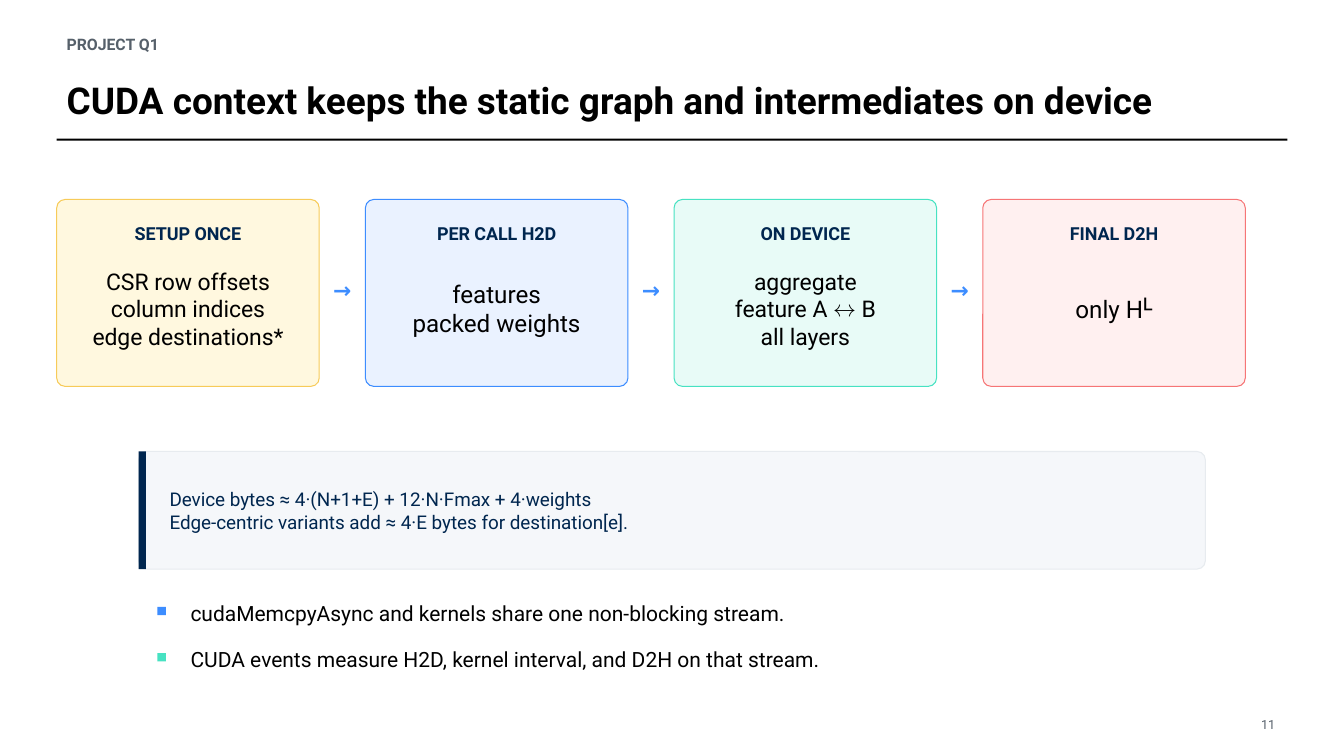
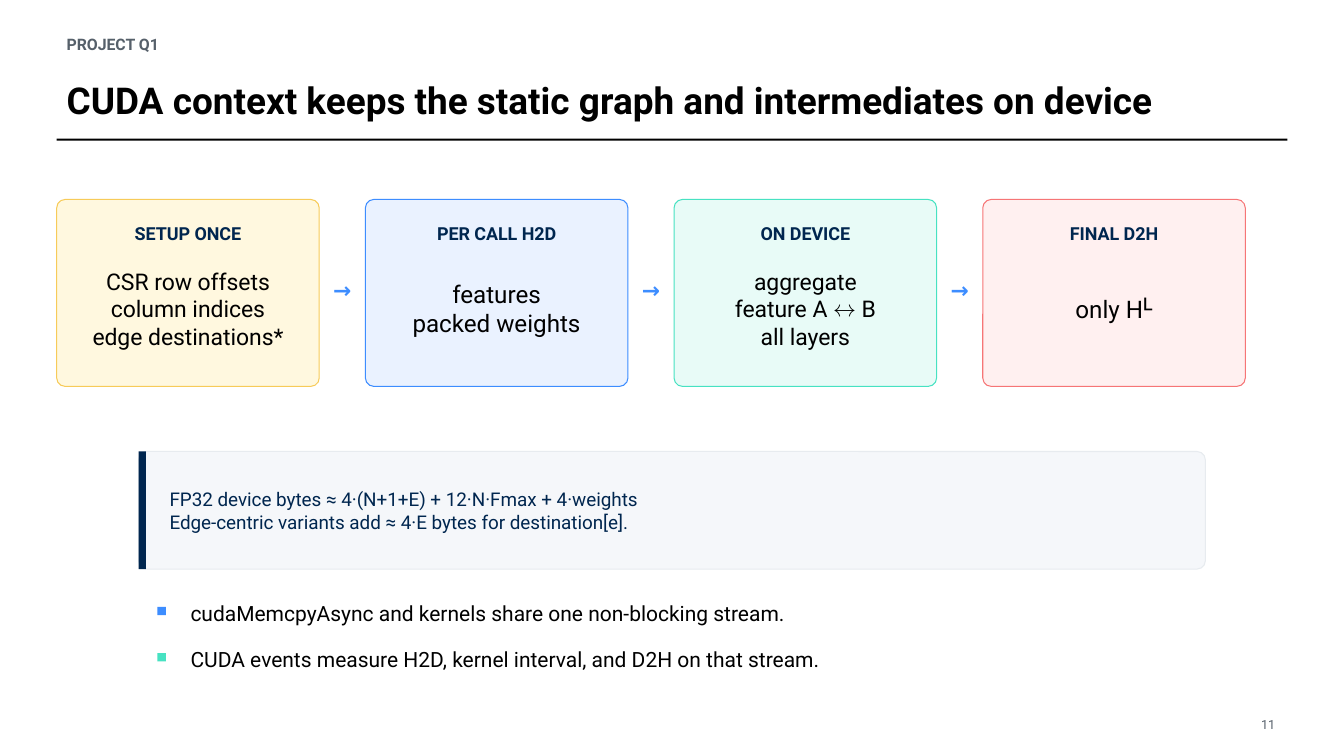
Before and after one commit to numei/gnni_on_gpus, a slide deck: slide 11 of docs/Q1-presentation-final.pptx. Drawn at 1344x756 pixels with LibreOffice and Linux fonts; fonts in the diff are those of the drawing. Boxes give left, top, right and bottom in pixels: in the first picture for what was removed or moved away, otherwise in the second. Text is boxed around its words. In the diff, an @@ line names an element or a change of style, - is before the commit and + after.

```diff
--- a/docs/Q1-presentation-final.pptx
+++ b/docs/Q1-presentation-final.pptx
@@ text at [170, 491, 638, 510]: text changed @@
-Device bytes ≈ 4·(N+1+E) + 12·N·Fmax + 4·weights
+FP32 device bytes ≈ 4·(N+1+E) + 12·N·Fmax + 4·weights
```
Also in this commit, not shown: 6 other slides changed, 1 slide added, 35 other files.
